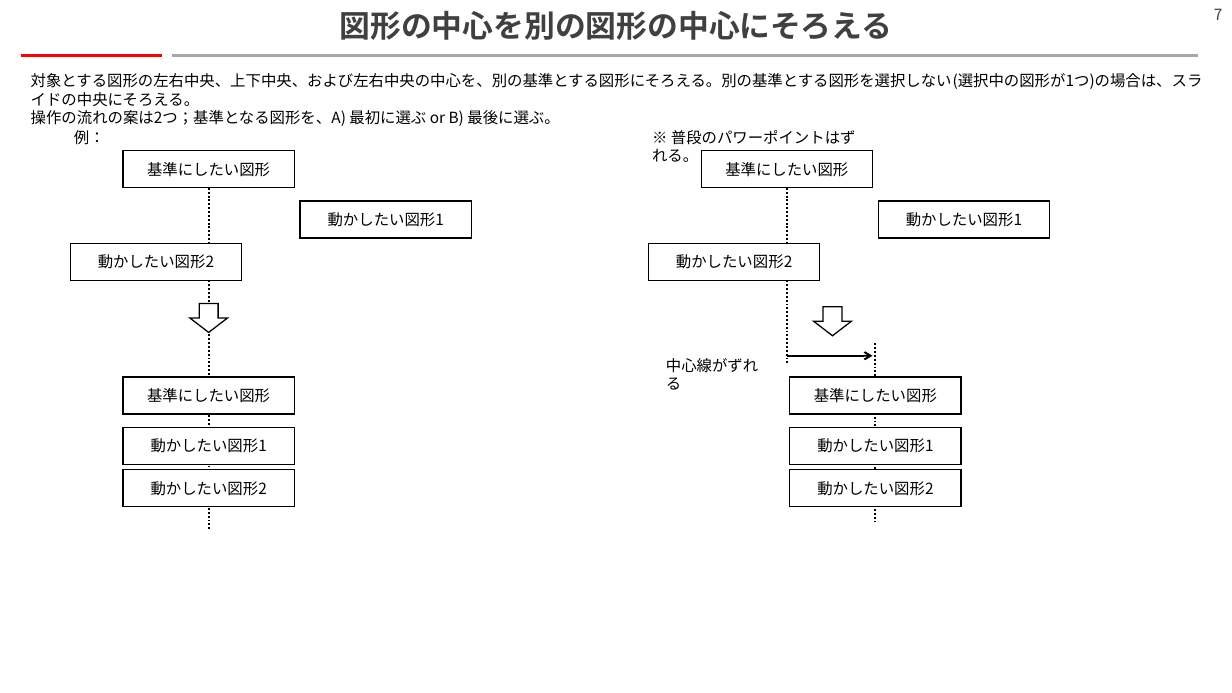
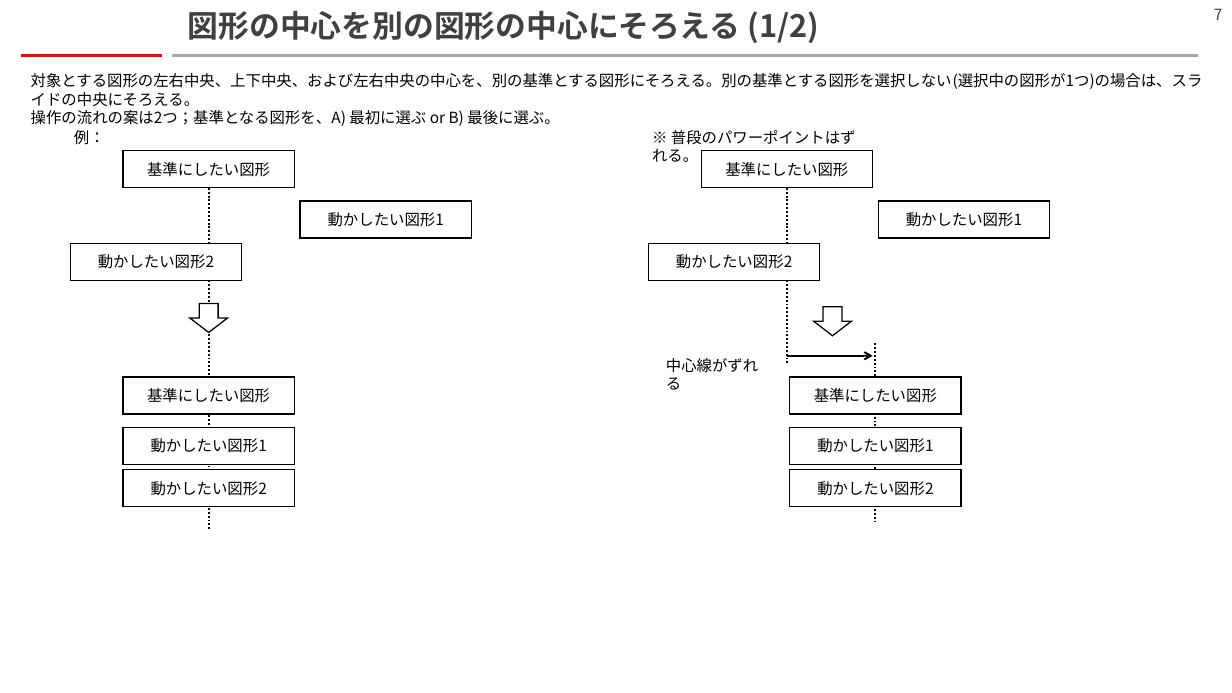
Before and after one commit to hitsuji-ga-u/pawapo, a slide deck: slide 7 of slide/customUI.pptm. Drawn at 1232x693 pixels with LibreOffice and Linux fonts; fonts in the diff are those of the drawing. Boxes give left, top, right and bottom in pixels: in the first picture for what was removed or moved away, otherwise in the second. Text is boxed around its words. In the diff, an @@ line names an element or a change of style, - is before the commit and + after.

```diff
--- a/slide/customUI.pptm
+++ b/slide/customUI.pptm
@@ title at [188, 11, 819, 43]: text changed @@
-図形の中心を別の図形の中心にそろえる
+図形の中心を別の図形の中心にそろえる (1/2)
```
Also in this commit, not shown: 8 other slides changed, 3 other files.
